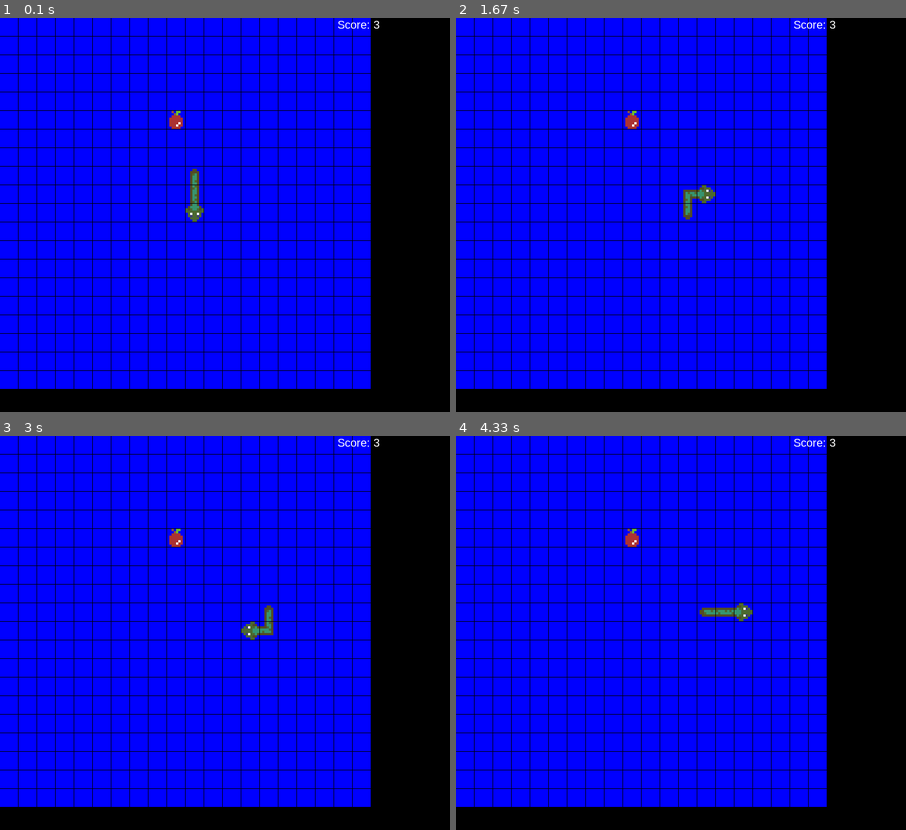
Above: before the commit, frames 1-4 (two rows, left to right).
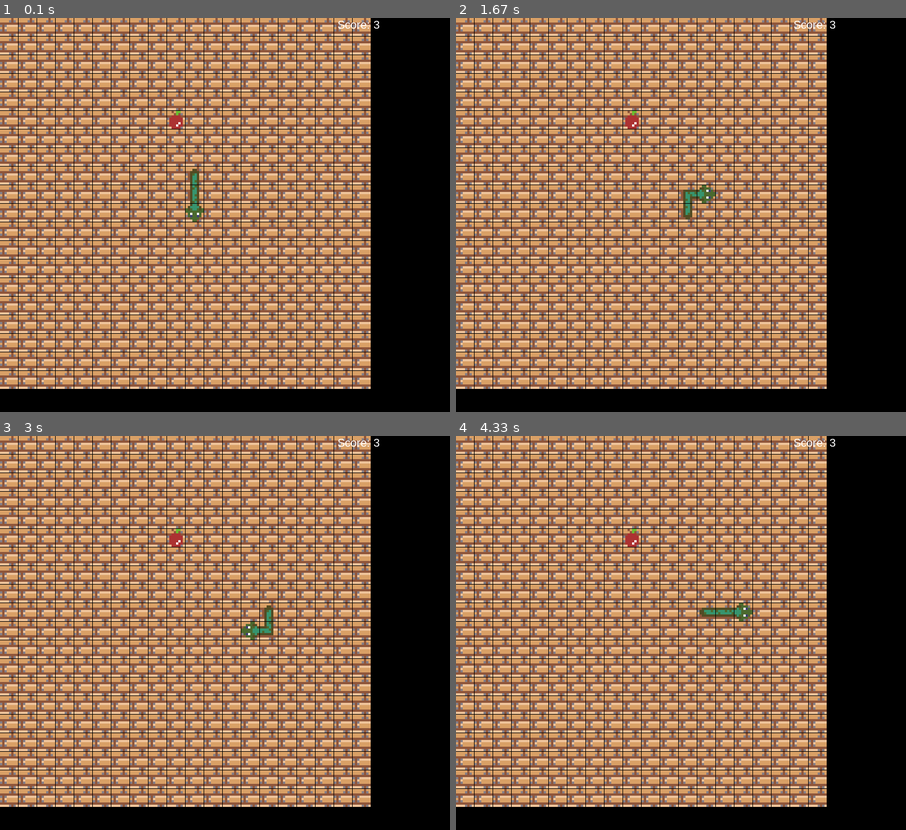
Above: after the commit, the same moments.

Repository: albert-polak/pygame-snake
Game: pygame game, started from main.py
Same seed, same stepped clock (60 frames per second), same inputs: the game is played once before the commit and once after it.
Inputs:
- Up to frame 1 (0.1 s): no input
- Up to frame 2 (1.67 s): hold Right 0.33-0.8 s; hold Up 0.83-1.13 s; hold Right 1.17-1.63 s
- Up to frame 3 (3 s): hold Left 1.67-2.2 s; hold Down 2.23-2.53 s; hold Left 2.57-2.97 s
- Up to frame 4 (4.33 s): hold Up 3-3.37 s; hold Right 3.4-4.03 s; hold Down from 4.07 s (still down)

The runs differ from the first frame. In frame 1, 73% of the frame differs, in the area x 0-83%, y 0-95%; in frame 2, 73%; in frame 3, 73%; in frame 4, 73%.

Commit message:
Added map tiles.

Diff:
--- a/main.py
+++ b/main.py
@@ -148,6 +148,8 @@
         self.espace_size = 32
         self.espace_dist = 1
 
+        self.tile_surface = pygame.transform.scale(pygame.image.load('data/tile-1.png').convert_alpha(), (32, 32))
+
         self.SCREEN_UPDATE = pygame.USEREVENT
         self.key_time = pygame.time.get_ticks()
         self.key_buffer = []
@@ -163,8 +165,8 @@
         for x in range(self.grid_size[0]):
             for y in range(self.grid_size[1]):
                 rect = pygame.Rect(x * (self.espace_size + self.espace_dist), y * (self.espace_size + self.espace_dist), self.espace_size, self.espace_size)
-
-                pygame.draw.rect(self.object_screen, self.espace_colour, rect)
+                self.object_screen.blit(self.tile_surface, rect)
+                # pygame.draw.rect(self.object_screen, self.espace_colour, rect)
 
         self.object_screen.blit(self.score_surface, (600, 0))
 
@@ -238,9 +240,6 @@
         self.draw_apple()
 
         self.screen.blit(pygame.transform.scale(self.object_screen, self.screen.get_rect().size), (0, 0))
-
-
-
 
         self.check_game_over()
         self.clock.tick(60)
Binary file added: data/tile-1.png
